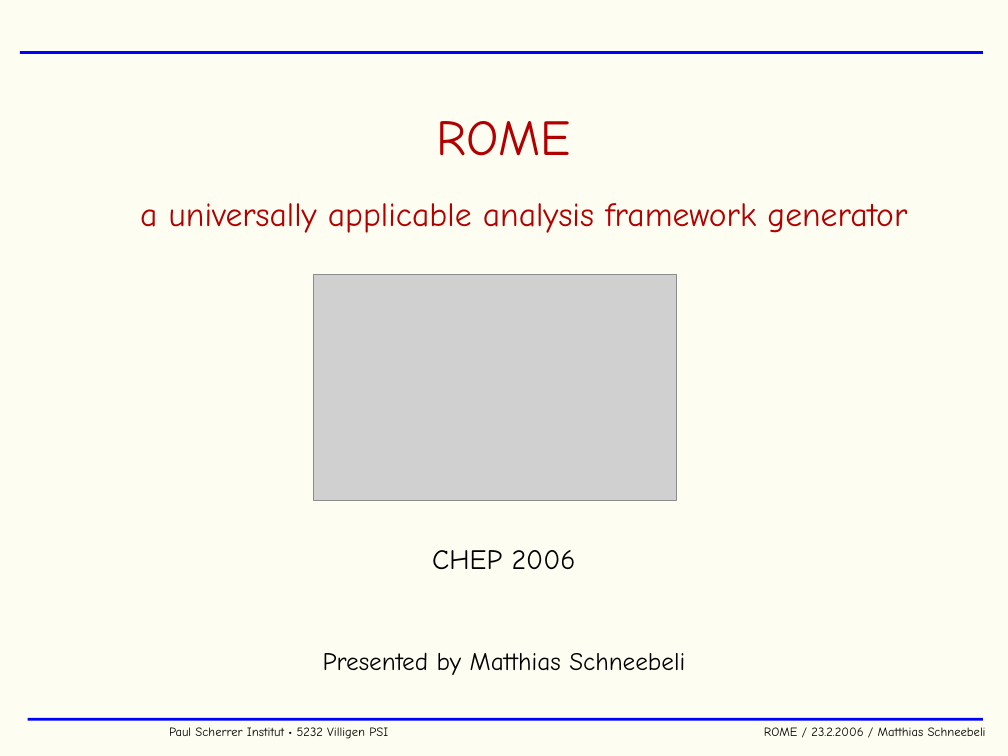
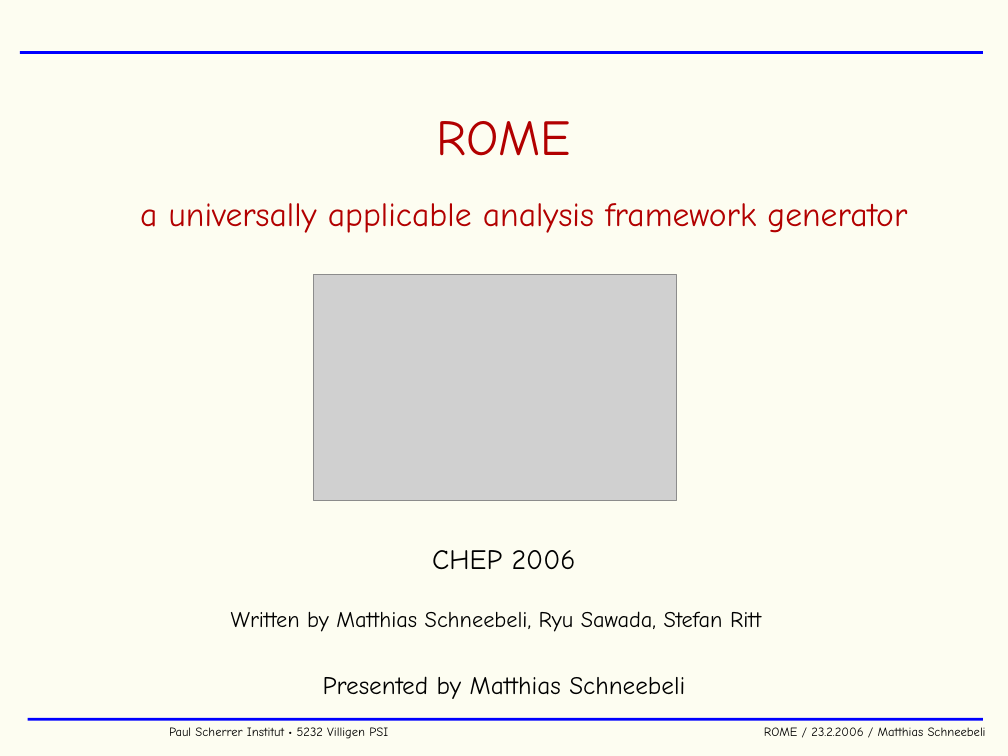
Before and after one commit to cjpl/rome, a slide deck: slide 2 of rome/documentation/ROME.ppt. Drawn at 1008x756 pixels with LibreOffice and Linux fonts; fonts in the diff are those of the drawing; grey boxes stand for pictures; background and template pictures are left out. Boxes give left, top, right and bottom in pixels: in the first picture for what was removed or moved away, otherwise in the second. Text is boxed around its words. In the diff, an @@ line names an element or a change of style, - is before the commit and + after.

```diff
--- a/rome/documentation/ROME.ppt
+++ b/rome/documentation/ROME.ppt
@@ text added at (231,611,761,632), 16 pt, text #000000 @@
+Written by Matthias Schneebeli, Ryu Sawada, Stefan Ritt
@@ text "Presented by Matthias Schneebeli": place and size @@
-text "Presented by Matthias Schneebeli" at (323,652,685,675)
+text "Presented by Matthias Schneebeli" at (323,676,685,699)
```
Also in this commit, not shown: 8 other slides changed, 1 slide added, 1 slide removed.
